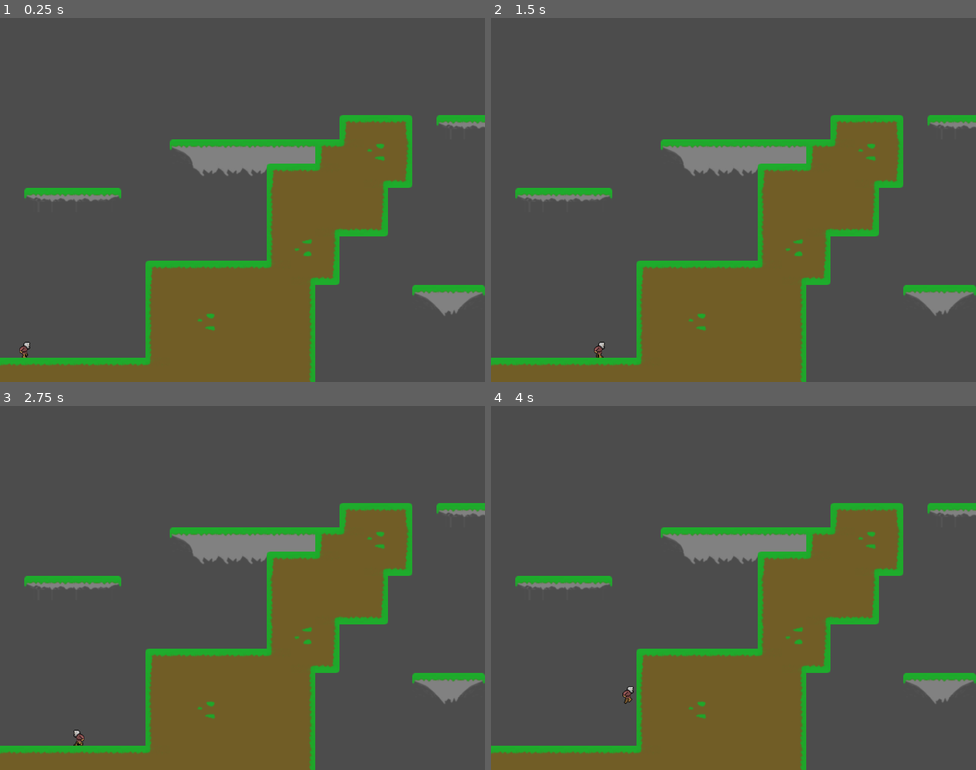
Above: before the commit, frames 1-4 (two rows, left to right).
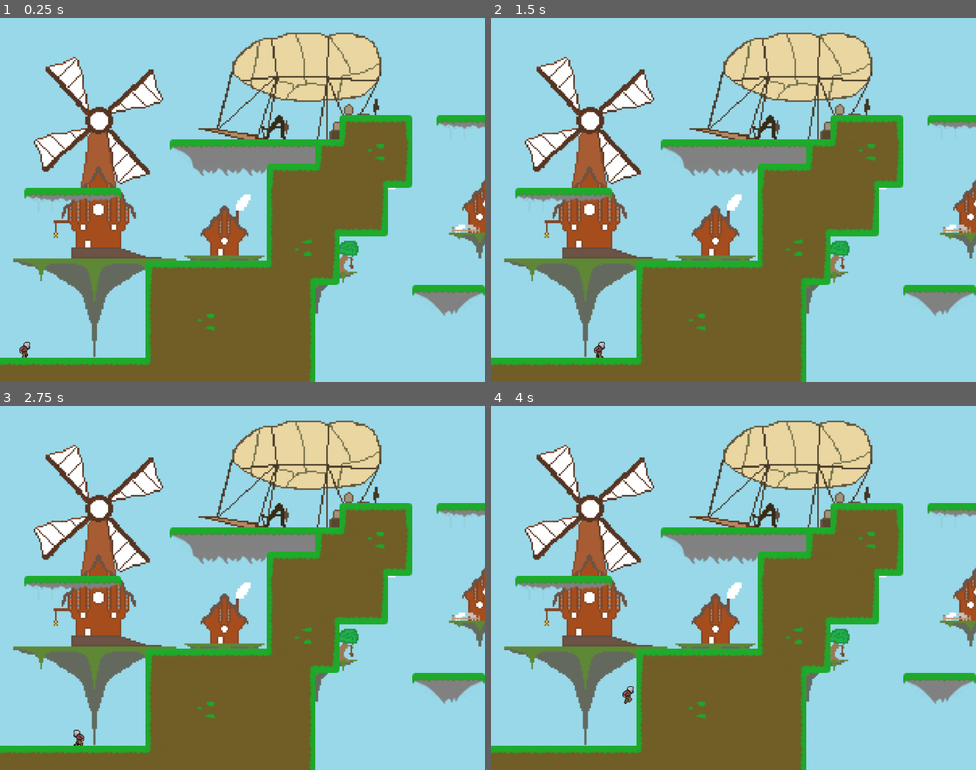
Above: after the commit, the same moments.

Repository: Kumodatsu/dream-within-a-dream
Game: Godot game, scene res://levels/Level_1.tscn
Two runs of this game, one before a commit and one after it. Both use one fixed random seed, a clock stepped at 60 frames per second and the inputs below.
Inputs:
- Up to frame 1 (0.25 s): no input
- Up to frame 2 (1.5 s): tap Enter at 0.5 s; hold D (player_move_right) from 0.53 s (still down); tap W (player_jump) at 0.77 s
- Up to frame 3 (2.75 s): tap W (player_jump) at 1.52 s; release D (player_move_right) at 2.03 s; hold A (player_move_left) from 2.03 s (still down)
- Up to frame 4 (4 s): release A (player_move_left) at 2.78 s; hold D (player_move_right) from 2.78 s (still down); tap W (player_jump) at 3.02, 3.77 s

The runs differ from the first frame. In frame 1, 73% of the frame differs, in the area x 0-100%, y 0-100%; in frame 2, 73%; in frame 3, 73%; in frame 4, 73%.

Commit message:
Add background to level 1

Diff:
--- a/dream-within-a-dream/levels/Level_1.tscn
+++ b/dream-within-a-dream/levels/Level_1.tscn
@@ -1,14 +1,13 @@
-[gd_scene load_steps=3 format=2]
+[gd_scene load_steps=4 format=2]
 
 [ext_resource path="res://tilesets/Tileset.tres" type="TileSet" id=1]
 [ext_resource path="res://entities/Jacob.tscn" type="PackedScene" id=2]
+[ext_resource path="res://assets/sprites/backgrounds/bg-world-1.png" type="Texture" id=3]
 
 [node name="Level" type="Node2D"]
 
 [node name="Jacob" parent="." instance=ExtResource( 2 )]
 position = Vector2( 36.0167, 441.955 )
-max_speed = 120.0
-jump_force = 390.0
 
 [node name="Camera2D" type="Camera2D" parent="Jacob"]
 current = true
@@ -37,3 +36,11 @@
 cell_size = Vector2( 33, 33 )
 format = 1
 tile_data = PoolIntArray( -65456, 6, 65537, 80, 6, 65537, 65616, 6, 65537, 131101, 0, 0, 131152, 6, 65537, 196688, 6, 6 …(506 unchanged characters)…
+
+[node name="ParallaxBackground" type="ParallaxBackground" parent="."]
+
+[node name="FloatingIsles" type="ParallaxLayer" parent="ParallaxBackground"]
+
+[node name="Sprite" type="Sprite" parent="ParallaxBackground/FloatingIsles"]
+texture = ExtResource( 3 )
+centered = false
